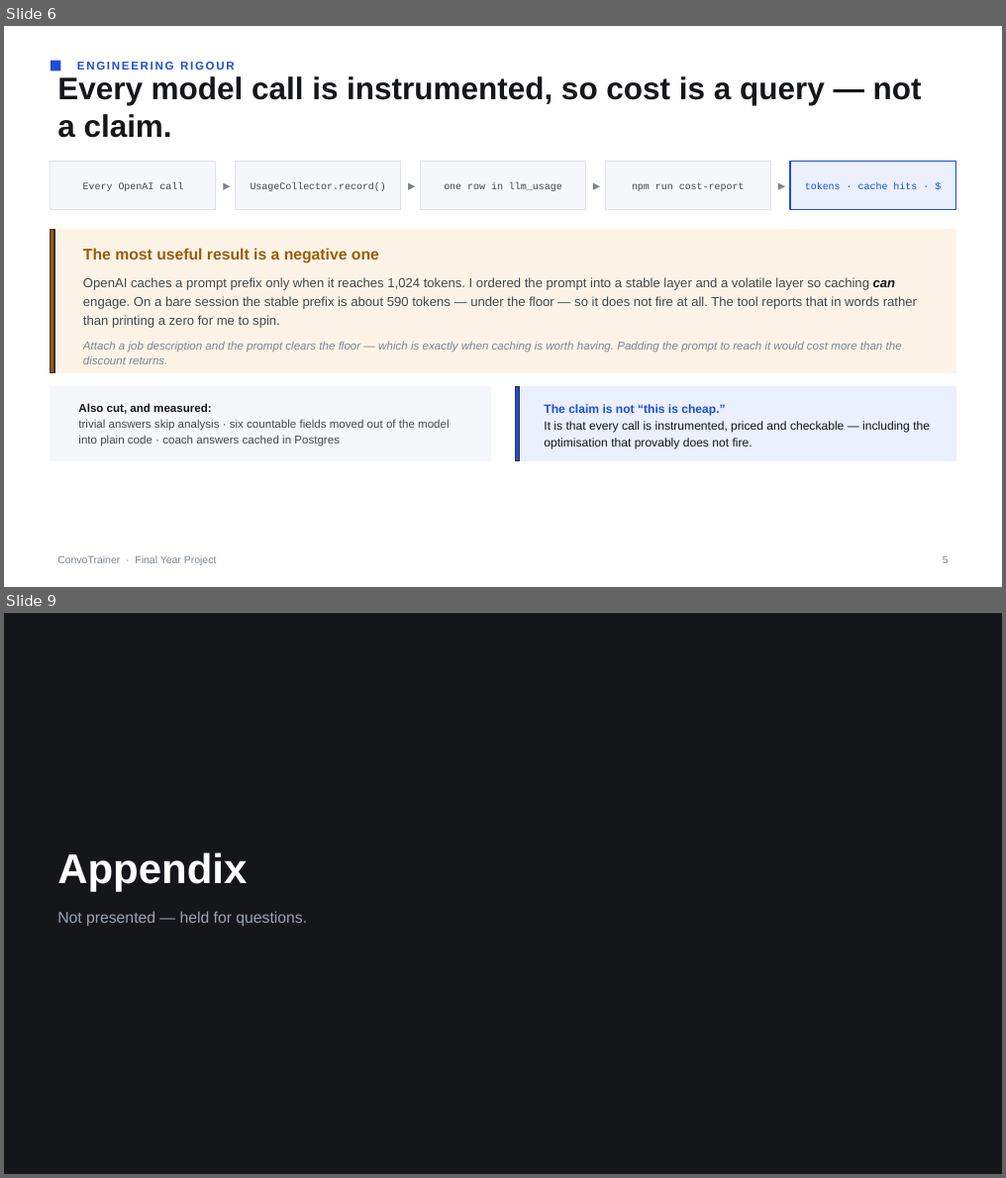
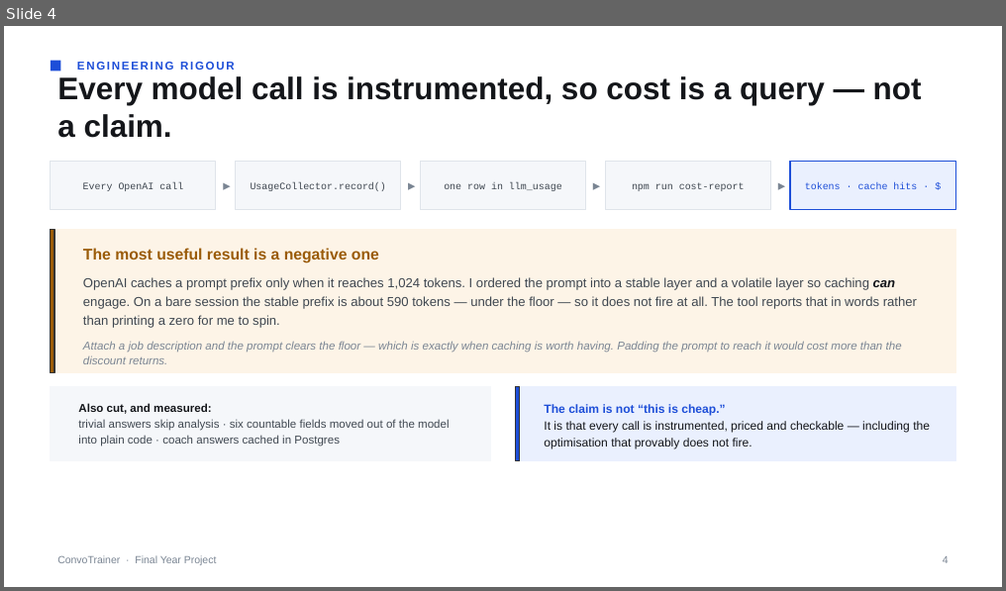
Before and after one commit to DylanTYX/social-interaction-app, a slide deck: docs/presentation/FYP-demo.pptx. Shown one above the other, each under a label of ours: slides 6 and 9 before the commit, slide 4 after it; the slides between them are not shown. The pictures are 1006x1178 and 1006x591 pixels, drawn with LibreOffice and Linux fonts; fonts in the diff are those of the drawing. Boxes give left, top, right and bottom in pixels: in the first picture for what was removed or moved away, otherwise in the second. Text is boxed around its words. In the diff, an @@ line names an element or a change of style, - is before the commit and + after.

```diff
--- a/docs/presentation/FYP-demo.pptx
+++ b/docs/presentation/FYP-demo.pptx
@@ slide 9 removed at (4, 613, 1002, 1174), background #14161A @@
@@ text removed at (57, 853, 247, 892) @@
-Appendix
@@ text removed at (57, 911, 307, 927) @@
-Not presented — held for questions.
@@ what was slide 6 is now slide 4 @@
@@ slide 4 changed as well @@
@@ text at (943, 557, 948, 564): text changed @@
-5
+4
```
Also in this commit, not shown: 10 other slides changed, 1 slide added, 3 other slides removed, 2 other files.
